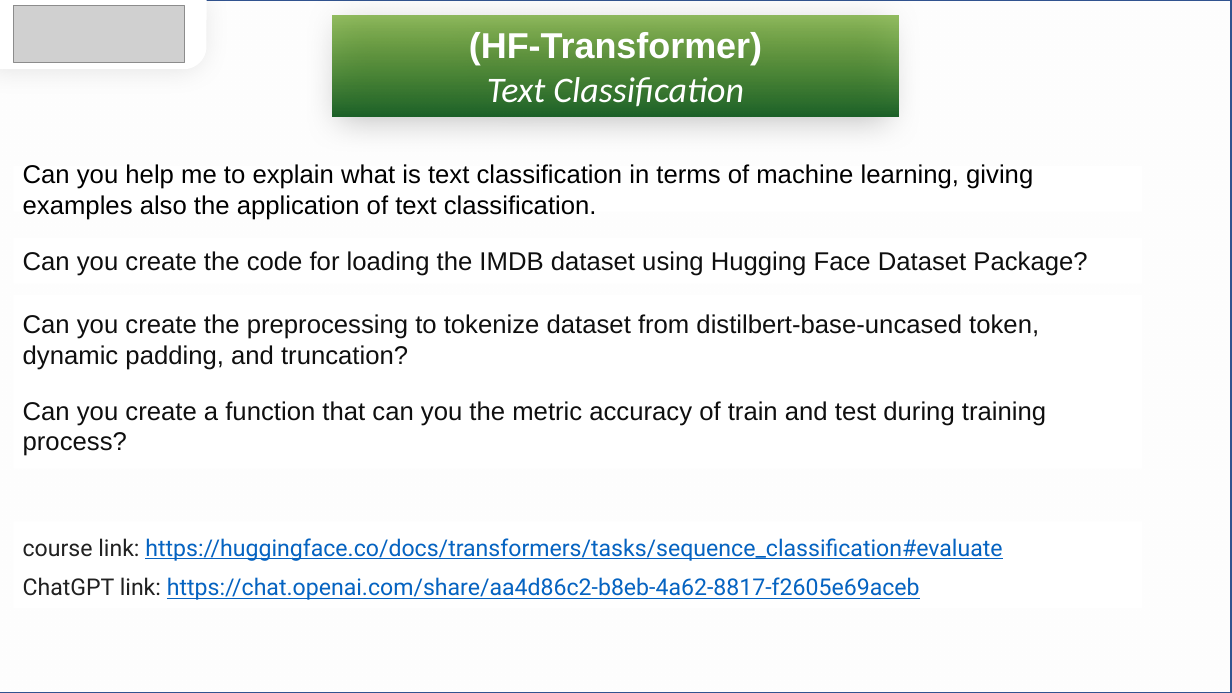
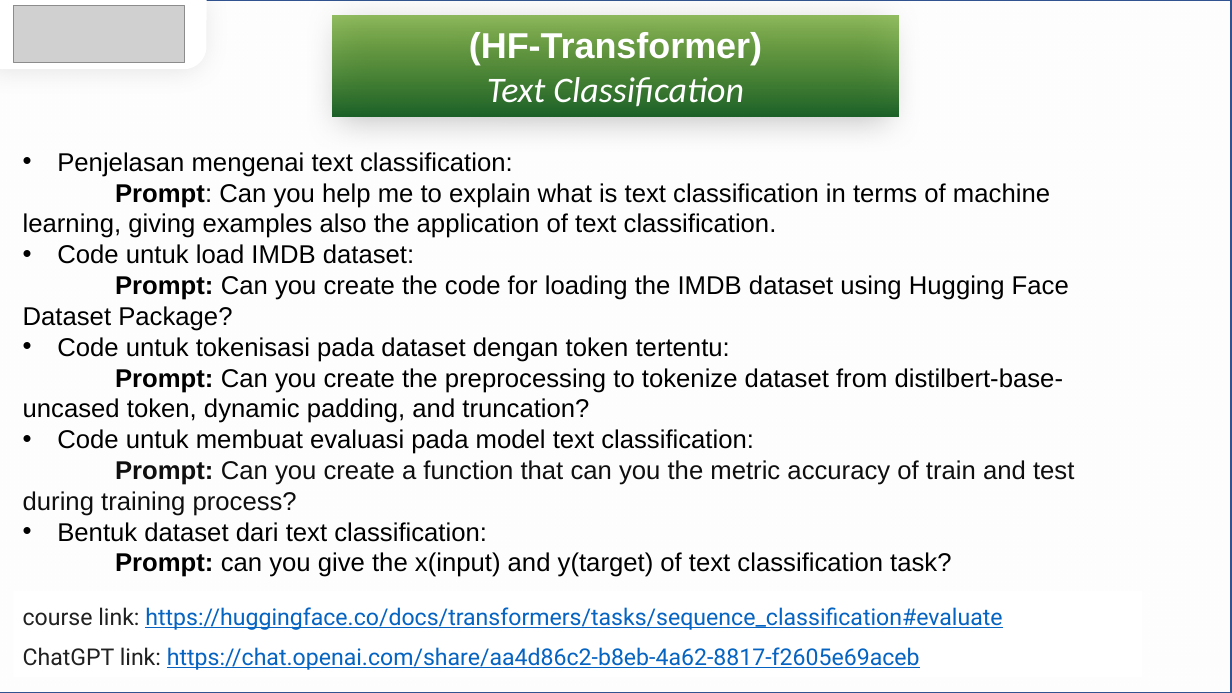
Before and after one commit to Ihsan1331/LLMs-Open-Course-by-Kalbe-Ahmad-Ihsan-Farhani, a slide deck: slide 2 of 1 Hacking the HuggingFace Transformers Library/1 Develop Prompt Catalogue/Text_classification.pptx. Drawn at 1232x693 pixels with LibreOffice and Linux fonts; fonts in the diff are those of the drawing; grey boxes stand for pictures; background and template pictures are left out. Boxes give left, top, right and bottom in pixels: in the first picture for what was removed or moved away, otherwise in the second. Text is boxed around its words. In the diff, an @@ line names an element or a change of style, - is before the commit and + after.

Commit message:
update ppt

```diff
--- a/1 Hacking the HuggingFace Transformers Library/1 Develop Prompt Catalogue/Text_classification.pptx
+++ b/1 Hacking the HuggingFace Transformers Library/1 Develop Prompt Catalogue/Text_classification.pptx
@@ text "Penjelasan mengenai text classification:": place and size @@
-text "Penjelasan mengenai text classification:" at [14,165,1142,212]
+text "Penjelasan mengenai text classification:" at [23,152,1074,577]
@@ text "Penjelasan mengenai text classification:" at [23,152,1074,577]: fill #FFFFFF to none @@
@@ text at [23,152,1074,577]: text changed @@
-Can you help me to explain what is text classification in terms of machine learning, giving examples also the application of text classification.
+• Penjelasan mengenai text classification:
+Prompt: Can you help me to explain what is text classification in terms of machine learning, giving examples also the application of text classification.
+• Code untuk load IMDB dataset:
+Prompt: Can you create the code for loading the IMDB dataset using Hugging Face Dataset Package?
+• Code untuk tokenisasi pada dataset dengan token tertentu:
+Prompt: Can you create the preprocessing to tokenize dataset from distilbert-base-uncased token, dynamic padding, and truncation?
+• Code untuk membuat evaluasi pada model text classification:
+Prompt: Can you create a function that can you the metric accuracy of train and test during training process?
+• Bentuk dataset dari text classification:
+Prompt: can you give the x(input) and y(target) of text classification task?
@@ text removed at [23,251,1087,276] @@
-Can you create the code for loading the IMDB dataset using Hugging Face Dataset Package?
@@ text removed at [23,314,1039,370] @@
-Can you create the preprocessing to tokenize dataset from distilbert-base-uncased token, dynamic padding, and truncation?
@@ text removed at [23,401,1046,456] @@
-Can you create a function that can you the metric accuracy of train and test during training process?
@@ text "course link: https://huggingface.co/docs/transformers/tasks/ ...": place and size @@
-text "course link: https://huggingface.co/docs/transformers/tasks/ ..." at [23,538,1002,600]
+text "course link: https://huggingface.co/docs/transformers/tasks/ ..." at [23,607,1002,670]
```
Also in this commit, not shown: 1 other file.
